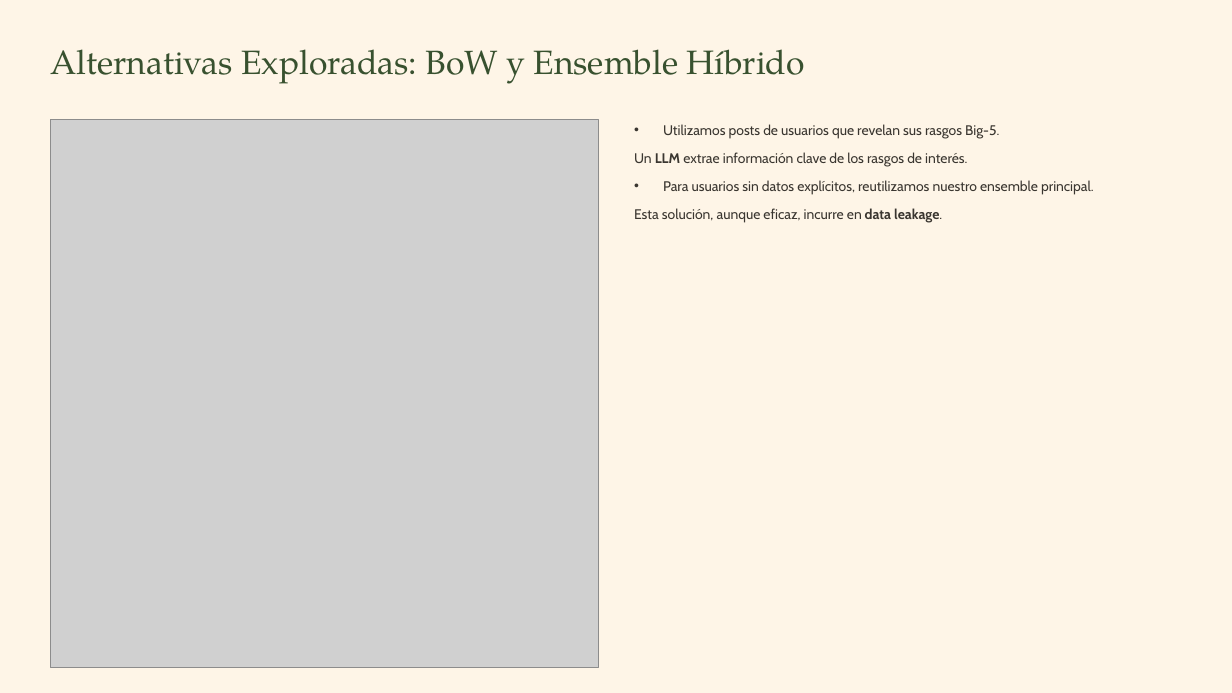
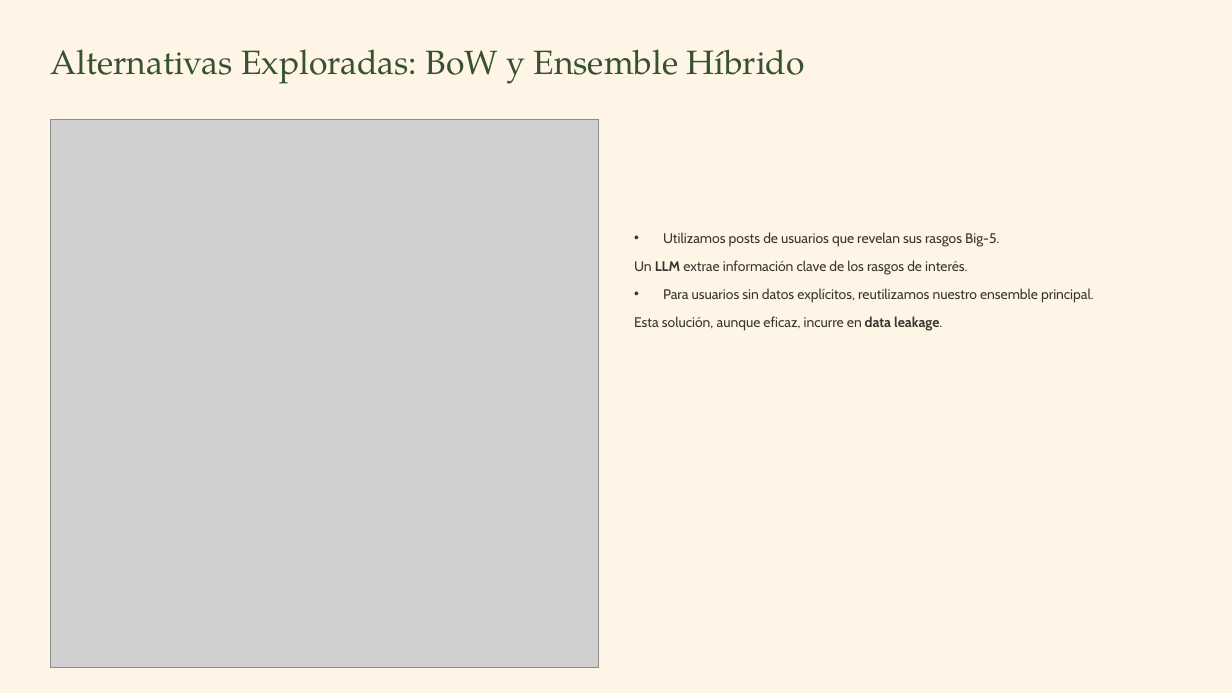
Before and after one commit to BreixoBrea/Tecnologias-del-Lenguaje, a slide deck: slide 5 of Prediccion-de-Rasgos-Big-5-a-partir-de-Textos-en-Reddit.pptx. Drawn at 1232x693 pixels with LibreOffice and Linux fonts; fonts in the diff are those of the drawing; grey boxes stand for pictures; background and template pictures are left out. Boxes give left, top, right and bottom in pixels: in the first picture for what was removed or moved away, otherwise in the second. Text is boxed around its words. In the diff, an @@ line names an element or a change of style, - is before the commit and + after.

```diff
--- a/Prediccion-de-Rasgos-Big-5-a-partir-de-Textos-en-Reddit.pptx
+++ b/Prediccion-de-Rasgos-Big-5-a-partir-de-Textos-en-Reddit.pptx
@@ text "Utilizamos posts de usuarios que ...": place and size @@
-text "Utilizamos posts de usuarios que ..." at (663, 124, 999, 139)
+text "Utilizamos posts de usuarios que ..." at (663, 232, 999, 247)
@@ text "Un LLM extrae información clave ...": place and size @@
-text "Un LLM extrae información clave ..." at (634, 152, 967, 167)
+text "Un LLM extrae información clave ..." at (634, 260, 967, 275)
@@ text "Para usuarios sin datos explícitos, ...": place and size @@
-text "Para usuarios sin datos explícitos, ..." at (663, 180, 1094, 195)
+text "Para usuarios sin datos explícitos, ..." at (663, 288, 1094, 303)
@@ text "Esta solución, aunque eficaz, incurre ...": place and size @@
-text "Esta solución, aunque eficaz, incurre ..." at (634, 208, 942, 223)
+text "Esta solución, aunque eficaz, incurre ..." at (634, 316, 942, 331)
```
Also in this commit, not shown: 1 other slide changed, 1 other file.
